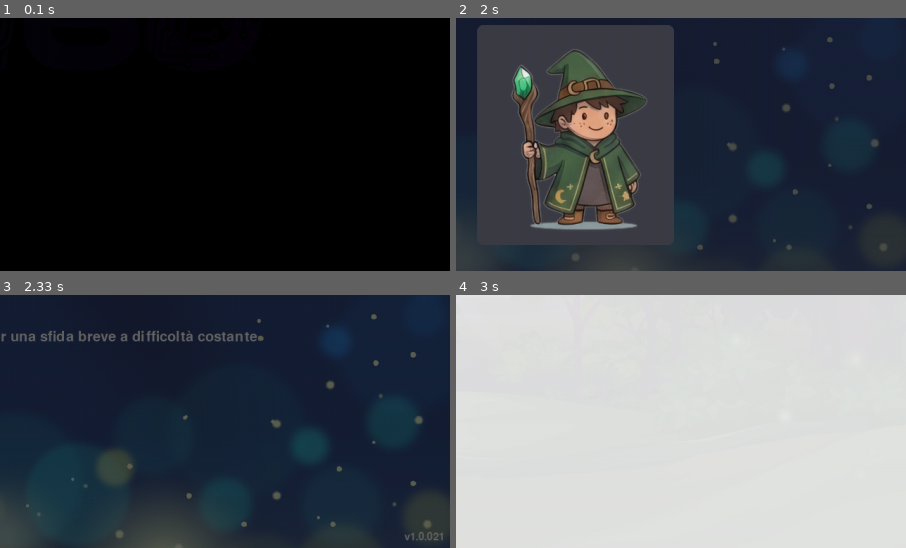
Above: before the commit, frames 1-4 (two rows, left to right).
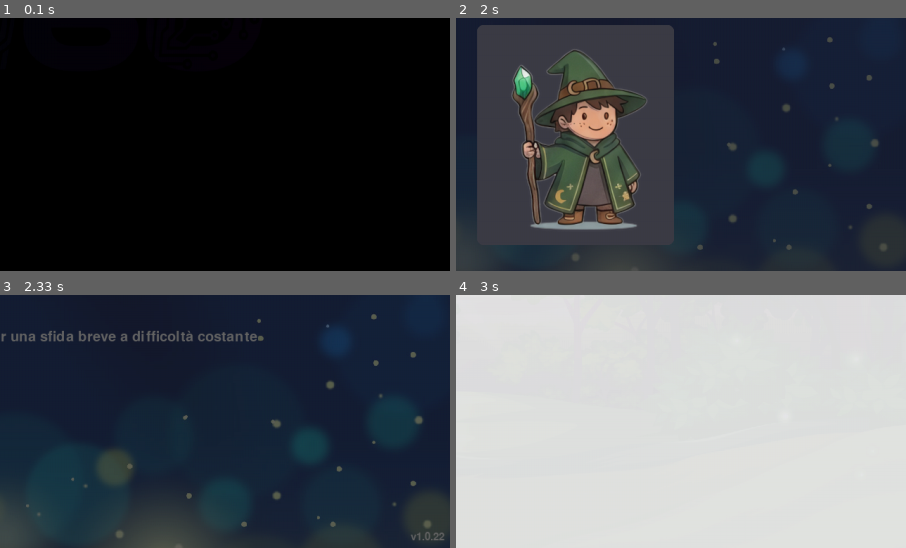
Above: after the commit, the same moments.

Repository: thefactor82/math-wizard
Game: pygame game, started from math-wizard.py
Same seed, same stepped clock (60 frames per second), same inputs: the game is played once before the commit and once after it.
Inputs (mouse positions are % of the whole screen's width and height, from its top left):
- Up to frame 1 (0.1 s): no input
- Up to frame 2 (2 s): hold Right 0.33-0.8 s; hold Up 0.88-1.18 s; move the mouse to (46, 54) at 0.92 s; click "Nuovo profilo" at 1.27 s; type "an" at 1.55 s; type "n" at 1.75 s; tap Enter at 1.88 s
- Up to frame 3 (2.33 s): click (37, 73) at 2.1 s
- Up to frame 4 (3 s): tap Enter at 2.38, 2.72 s
The pictures show only the part of the screen within x 50-100%, y 50-100%; the shares and areas given below are measured in that part.

Frames 1-2 are identical in both runs. In frame 3, less than 0.1% of the frame differs, in the area x 90-99%, y 93-97%; in frame 4, nothing differs.

Commit message:
1.0.22 versioni senza zeri iniziali (1.0.22, non 1.0.022)

Diff:
--- a/math-wizard.py
+++ b/math-wizard.py
@@ -516,7 +516,7 @@
         self .story_idx =0
         self .num_story_levels =sum (1 for e in self .story_entries if e .get ("tipo")=="livello")
 
-        self .version ="1.0.021"
+        self .version ="1.0.22"
 
         self .profiles =[]
         self .current_profile =""
Not shown, changed: MathWizard-mac.spec
